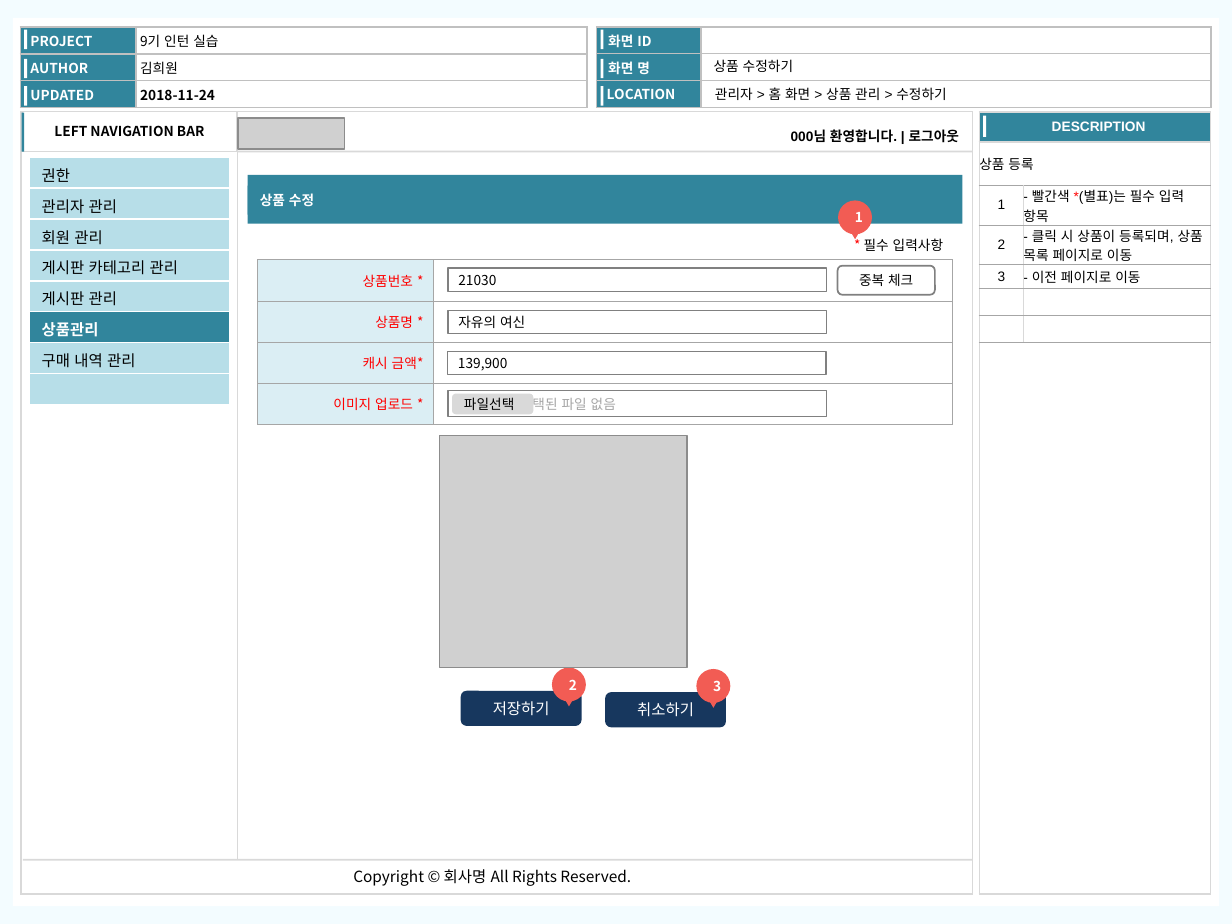
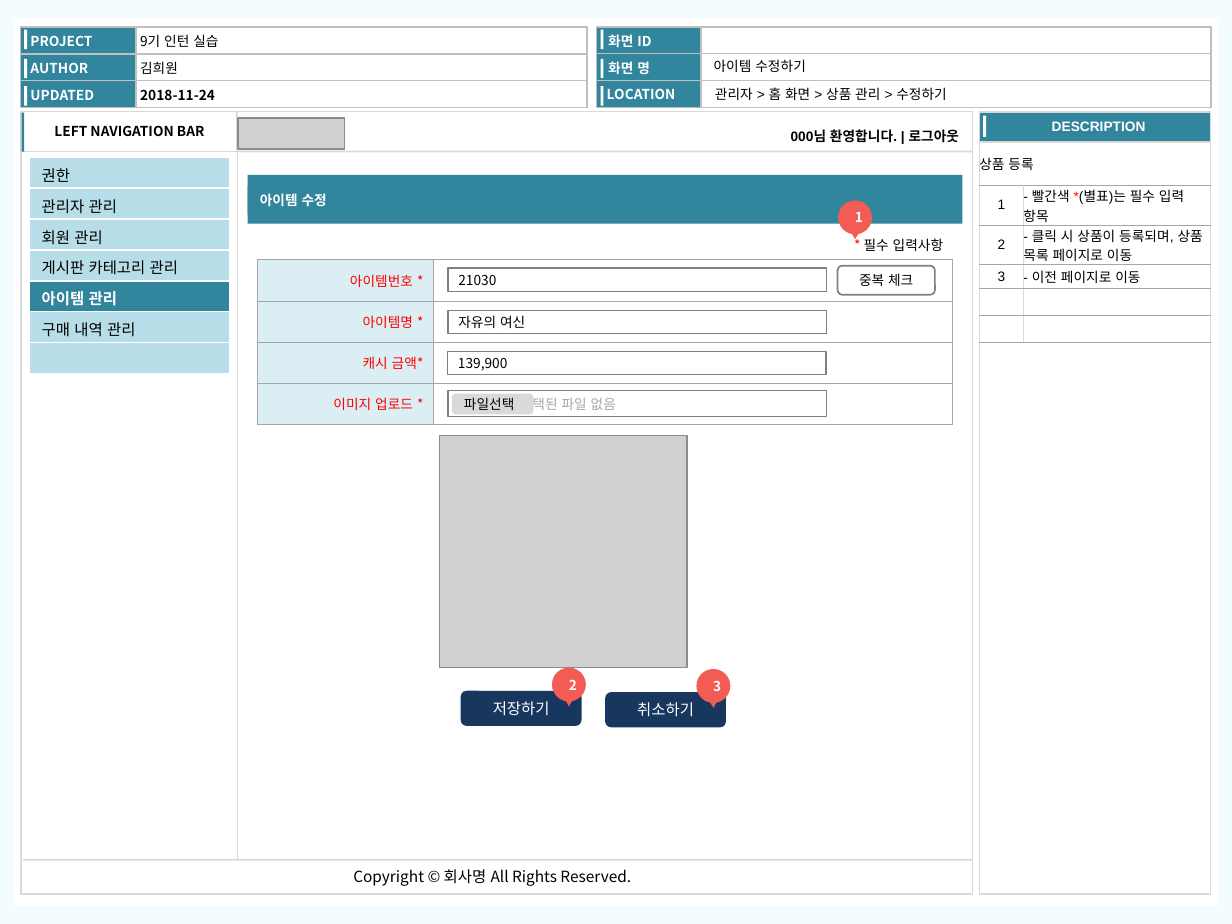
Before and after one commit to kimheewon/project, a slide deck: slide 37 of Document/인턴_김희원_산출물_화면정의서_관리자_v1.2.2.pptx. Drawn at 1232x924 pixels with LibreOffice and Linux fonts; fonts in the diff are those of the drawing; grey boxes stand for pictures. Boxes give left, top, right and bottom in pixels: in the first picture for what was removed or moved away, otherwise in the second. Text is boxed around its words. In the diff, an @@ line names an element or a change of style, - is before the commit and + after.

Commit message:
산출물 수정

```diff
--- a/Document/인턴_김희원_산출물_화면정의서_관리자_v1.2.2.pptx
+++ b/Document/인턴_김희원_산출물_화면정의서_관리자_v1.2.2.pptx
@@ text at (714,59,806,72): text changed @@
-상품 수정하기
+아이템 수정하기
@@ table at (30,158,229,373) @@
-row 5: 게시판 관리
-row 6: 상품관리
+row 5: 아이템 관리
@@ text at (260,193,327,207): text changed @@
-상품 수정
+아이템 수정
@@ table at (257,260,952,425) @@
-row 1, column 1: 상품번호 *
+row 1, column 1: 아이템번호 *
-row 2, column 1: 상품명 *
+row 2, column 1: 아이템명 *
```
Also in this commit, not shown: 30 other slides changed, 9 other files.
